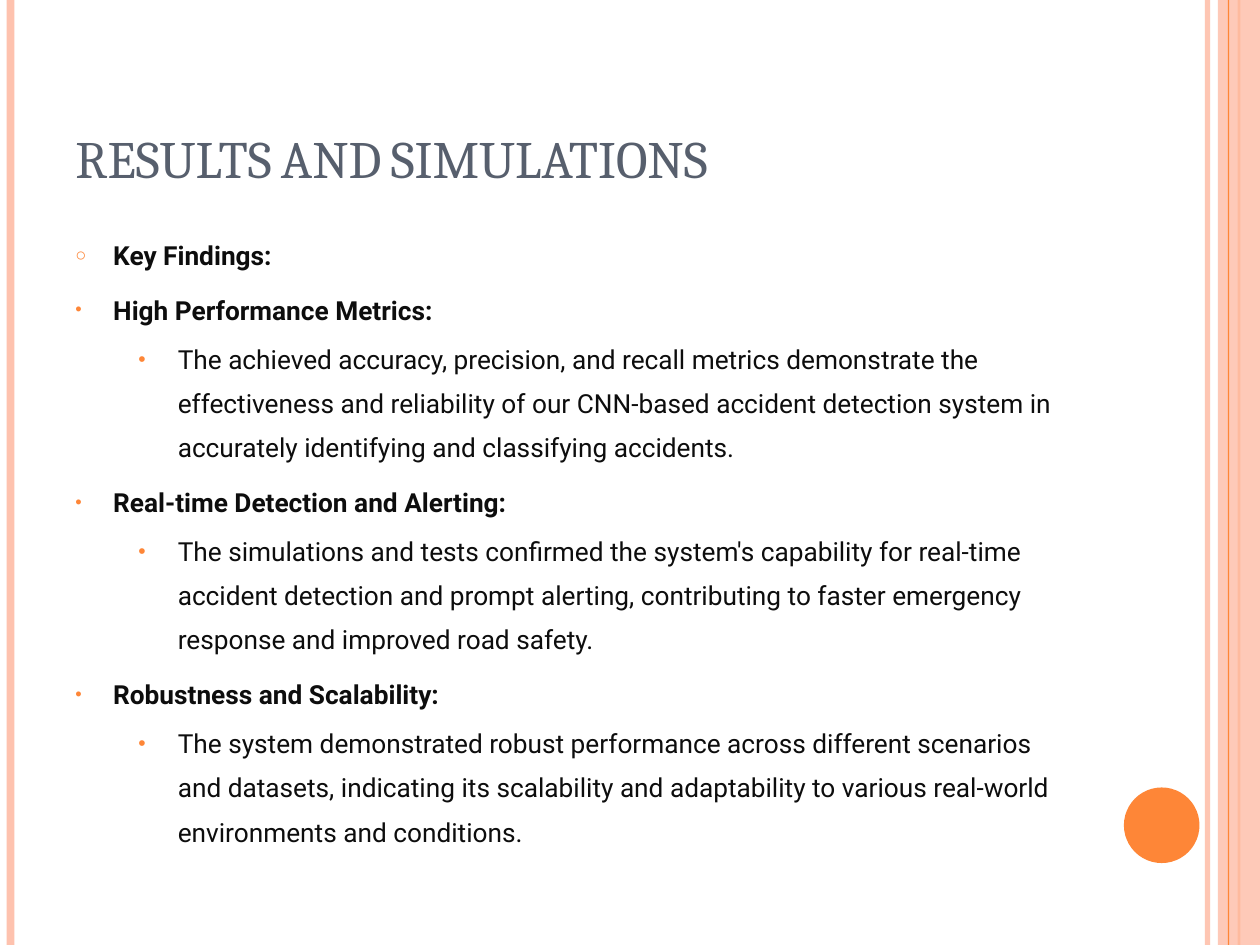
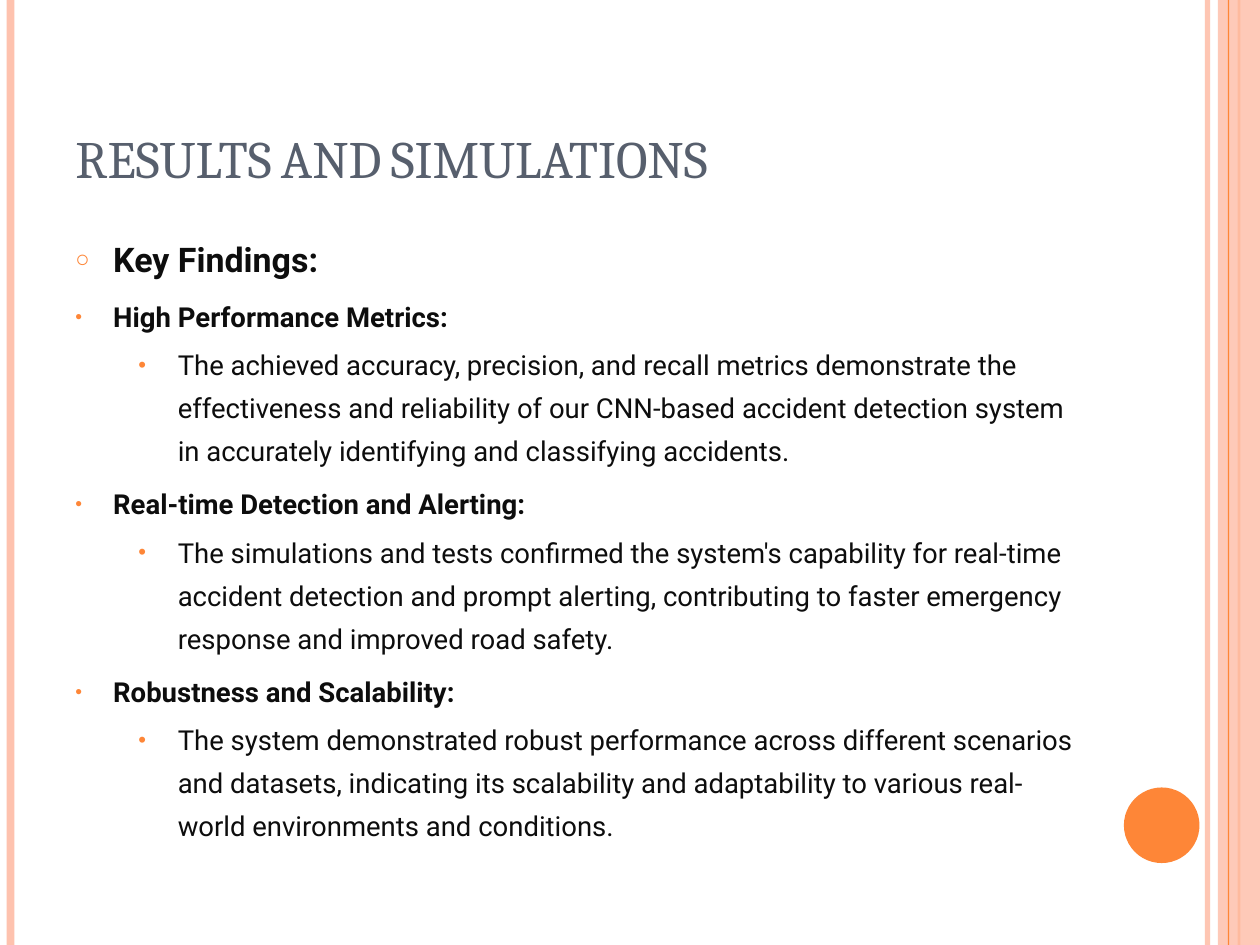
Before and after one commit to savanthreddy7/Final-Project-Increment, a slide deck: slide 19 of AccidentDetection_Using_CNN.pptx. Drawn at 1260x945 pixels with LibreOffice and Linux fonts; fonts in the diff are those of the drawing. Boxes give left, top, right and bottom in pixels: in the first picture for what was removed or moved away, otherwise in the second. Text is boxed around its words. In the diff, an @@ line names an element or a change of style, - is before the commit and + after.

```diff
--- a/AccidentDetection_Using_CNN.pptx
+++ b/AccidentDetection_Using_CNN.pptx
@@ text "Key Findings:" at [113, 246, 1072, 837]: size 15 to 19.4 pt in "Key Findings:"; size 15 to 15.7 pt; line spacing 1.4 to 1.3 @@
```
Also in this commit, not shown: 10 other slides changed.
